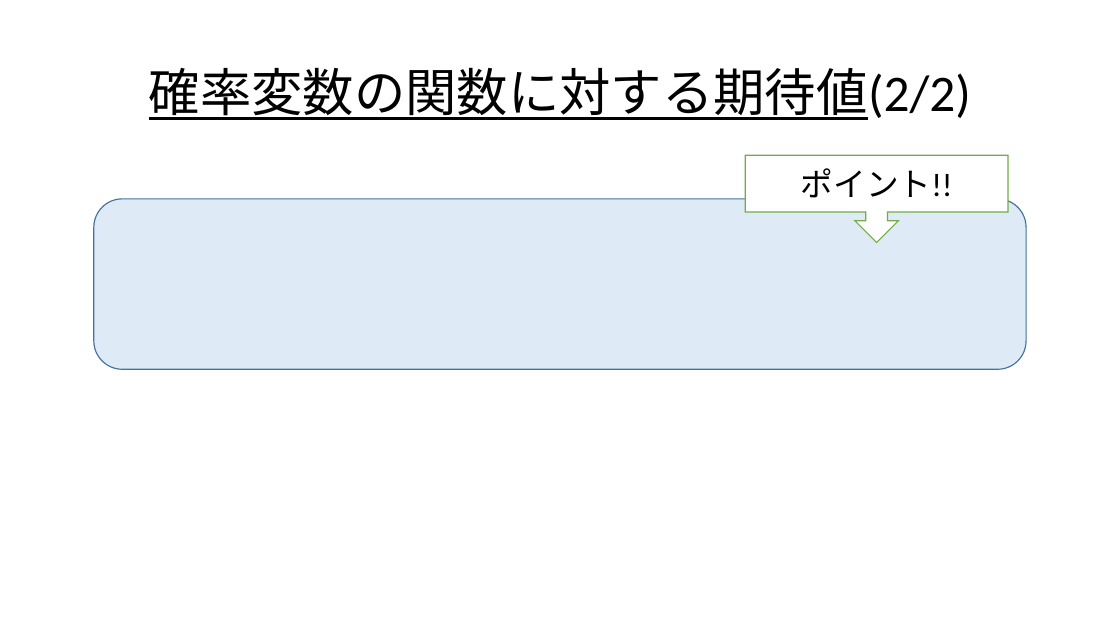
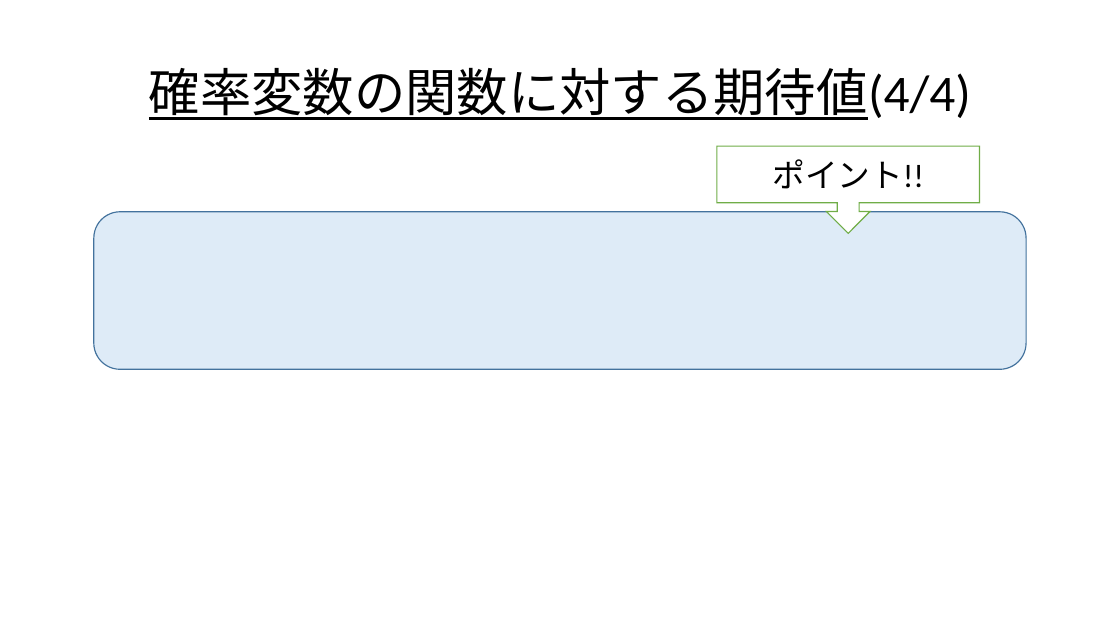
Before and after one commit to Ryo-KATAYAMA/Senior_Project, a slide deck: slide 27 of Chapter4.pptx (slide 21 before the commit). Drawn at 1120x630 pixels with LibreOffice and Linux fonts; fonts in the diff are those of the drawing; grey boxes stand for pictures. Boxes give left, top, right and bottom in pixels: in the first picture for what was removed or moved away, otherwise in the second. Text is boxed around its words. In the diff, an @@ line names an element or a change of style, - is before the commit and + after.

```diff
--- a/Chapter4.pptx
+++ b/Chapter4.pptx
@@ title at (x1=149, y1=67, x2=971, y2=120): text changed @@
-確率変数の関数に対する期待値(2/2)
+確率変数の関数に対する期待値(4/4)
@@ down arrow callout "ポイント!!" moved from (x1=745, y1=155, x2=1008, y2=243) to (x1=718, y1=146, x2=981, y2=234) @@
@@ rounded rectangle resized from (x1=94, y1=199, x2=1027, y2=370) to (x1=94, y1=212, x2=1027, y2=370) @@
```
Also in this commit, not shown: 20 other slides changed, 13 slides added, 1 slide removed.
